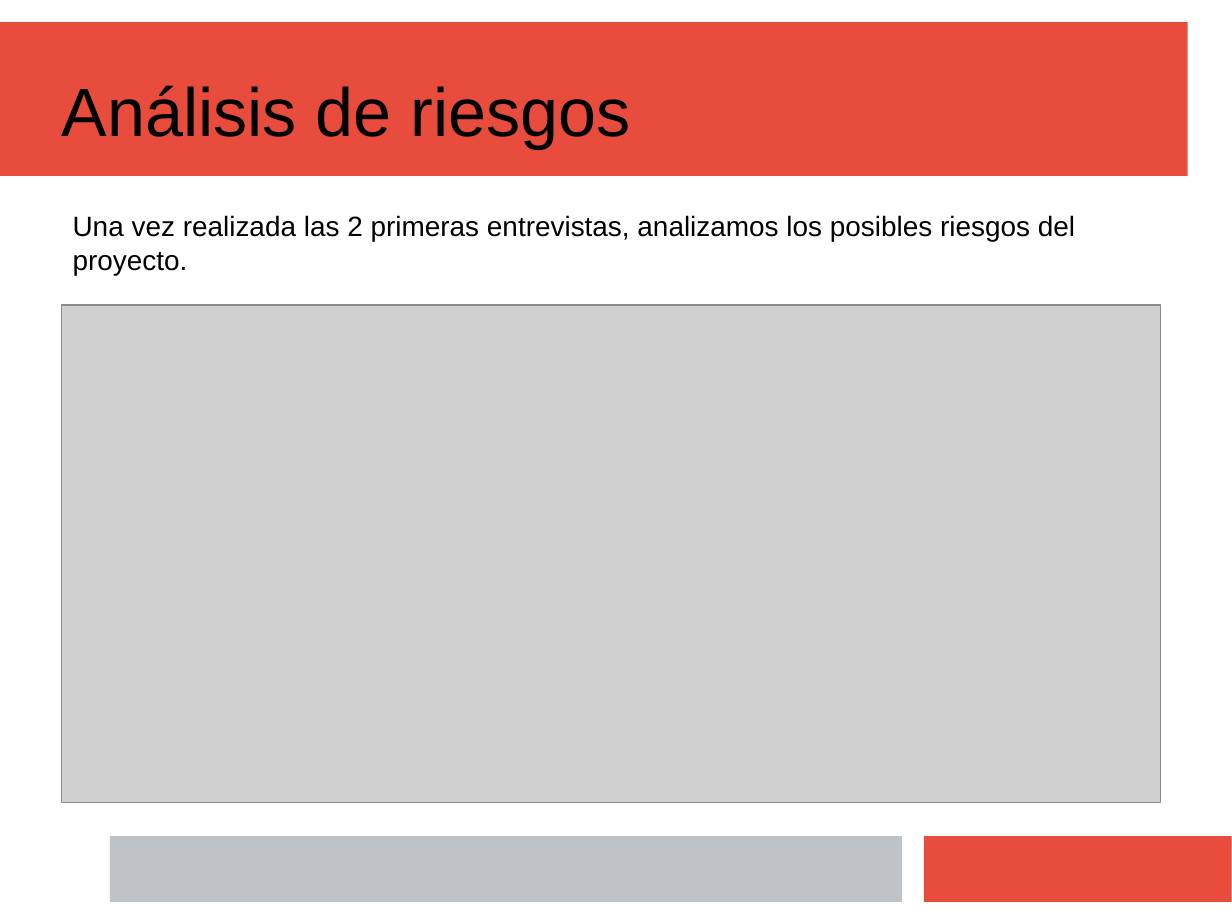
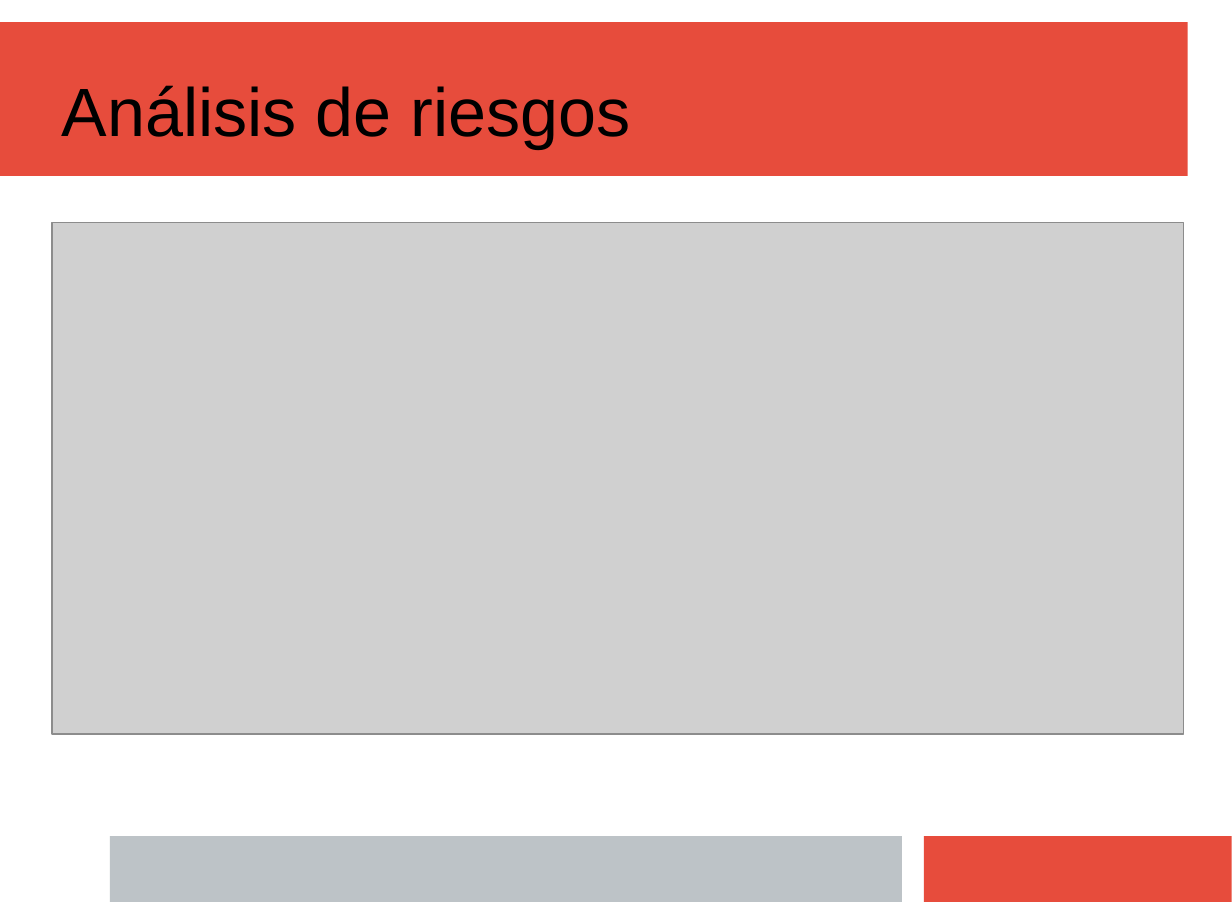
Before and after one commit to Juanba1998/APP-Restaurante, a slide deck: slide 5 of Material/Presentación/Presentacion Final (incompleta).pptx. Drawn at 1232x924 pixels with LibreOffice and Linux fonts; fonts in the diff are those of the drawing; grey boxes stand for pictures. Boxes give left, top, right and bottom in pixels: in the first picture for what was removed or moved away, otherwise in the second. Text is boxed around its words. In the diff, an @@ line names an element or a change of style, - is before the commit and + after.

```diff
--- a/Material/Presentación/Presentacion Final (incompleta).pptx
+++ b/Material/Presentación/Presentacion Final (incompleta).pptx
@@ picture: place and size @@
-picture at box(61, 305, 1162, 803)
+picture at box(53, 222, 1184, 735)
@@ text removed at box(73, 215, 1075, 275) @@
-Una vez realizada las 2 primeras entrevistas, analizamos los posibles riesgos del proyecto.
```
Also in this commit, not shown: 3 other slides changed.
